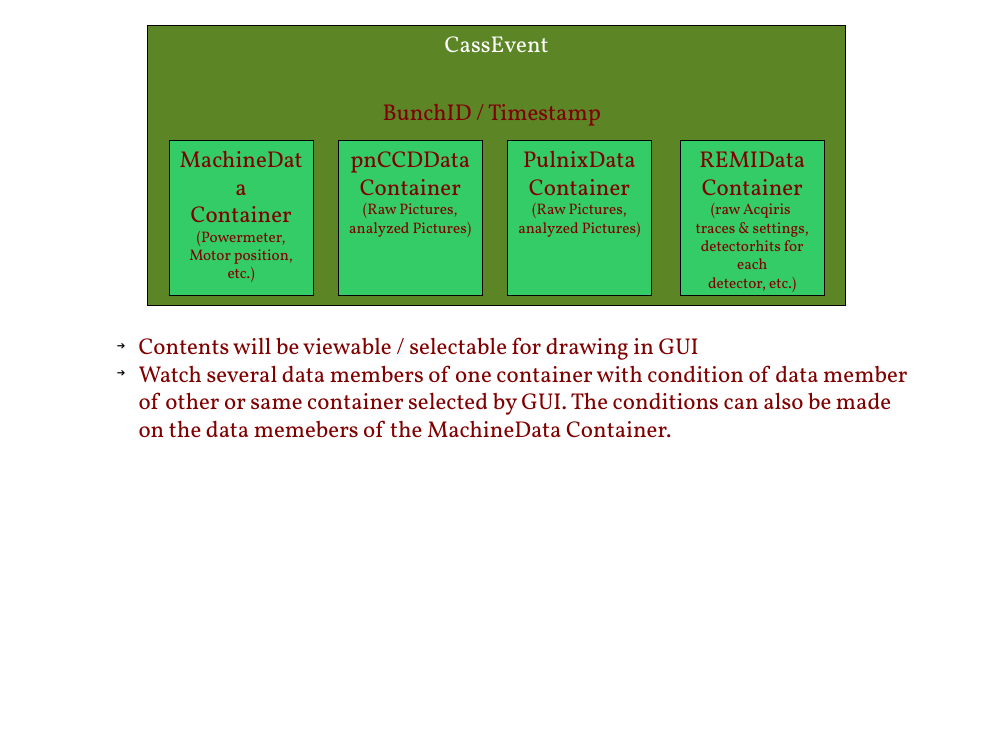
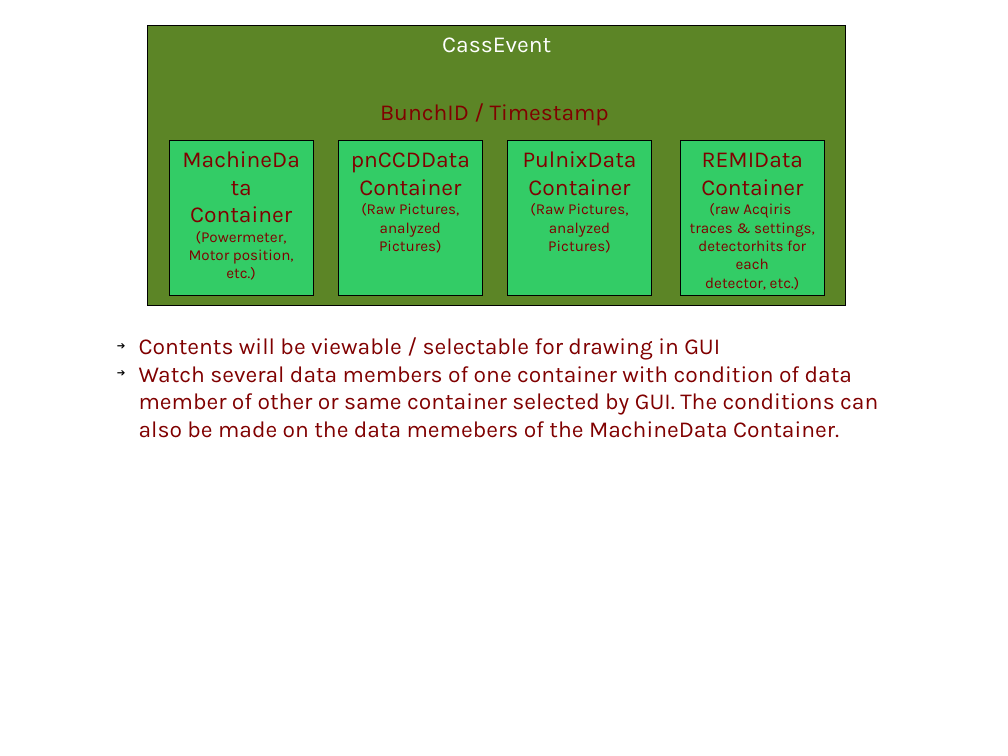
Before and after one commit to foucar/CASS, a slide deck: slide 3 of doc/design/graphical overview.odp (slide 2 before the commit). Drawn at 1008x756 pixels with LibreOffice and Linux fonts; fonts in the diff are those of the drawing. Boxes give left, top, right and bottom in pixels: in the first picture for what was removed or moved away, otherwise in the second. Text is boxed around its words. In the diff, an @@ line names an element or a change of style, - is before the commit and + after.

```diff
--- a/doc/design/graphical overview.odp
+++ b/doc/design/graphical overview.odp
@@ font Vollkorn to Karla in 7 elements at (147, 26, 846, 306), (338, 141, 482, 295), (508, 141, 651, 295), (681, 141, 824, 295), (169, 141, 313, 295), (380, 104, 609, 126), (139, 338, 878, 438) @@
```
Also in this commit, not shown: 1 other slide changed, 1 slide added.
